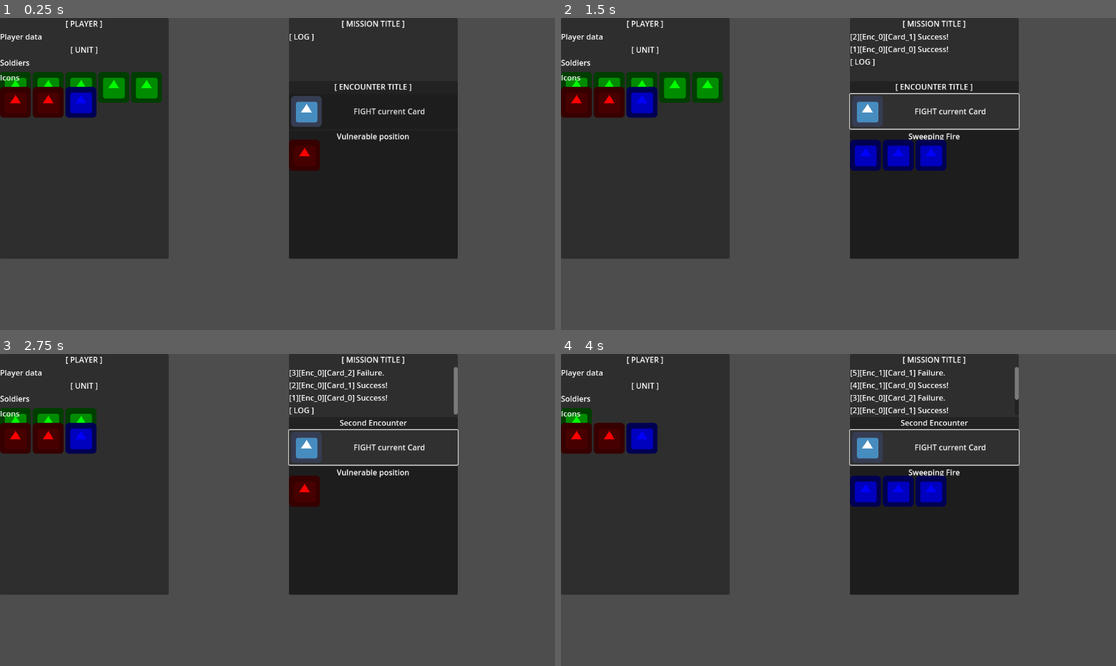
Above: before the commit, frames 1-4 (two rows, left to right).
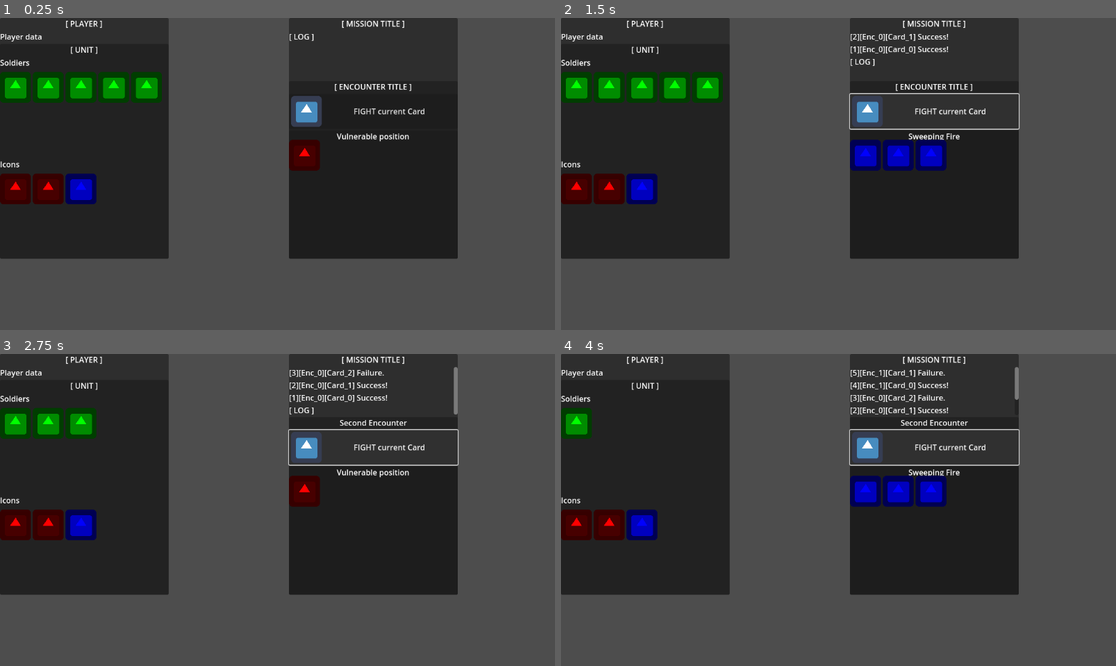
Above: after the commit, the same moments.

Repository: Shoes01/crying-suns-like
Game: Godot game, scene res://Main.tscn
Two runs of this game, one before a commit and one after it. Both use one fixed random seed, a clock stepped at 60 frames per second and the inputs below. The engine's default icon, where the game draws it, is replaced by a stand-in: a white triangle on a blue panel in a dark square.
Inputs:
- Up to frame 1 (0.25 s): no input
- Up to frame 2 (1.5 s): click "FIGHT current Card" at 0.5 s; click "FIGHT current Card" at 1.25 s
- Up to frame 3 (2.75 s): click "FIGHT current Card" at 2 s
- Up to frame 4 (4 s): tap Enter at 2.75 s; tap Space at 3.5 s

The runs differ from the first frame. In frame 1, 3.3% of the frame differs, in the area x 0-18%, y 18-60%; in frame 2, 3.3%; in frame 3, 3.3%; in frame 4, 3.3%.

Commit message:
Fixed UI bugs

Diff:
--- a/UI/CardPanel.tscn
+++ b/UI/CardPanel.tscn
@@ -21,7 +21,8 @@
 [node name="Control" type="Control" parent="VBoxContainer"]
 offset_top = 30.0
 offset_right = 350.0
-offset_bottom = 30.0
+offset_bottom = 260.0
+size_flags_vertical = 3
 
 [node name="Row1" type="HBoxContainer" parent="VBoxContainer/Control"]
 offset_top = -8.0
--- a/UI/PlayerPanel.tscn
+++ b/UI/PlayerPanel.tscn
@@ -29,4 +29,5 @@
 
 [node name="UnitPanel" parent="VBoxContainer" instance=ExtResource("1_hokwi")]
 offset_top = 60.0
-offset_bottom = 60.0
+offset_bottom = 500.0
+size_flags_vertical = 3
--- a/UI/UnitPanel.tscn
+++ b/UI/UnitPanel.tscn
@@ -31,7 +31,8 @@
 [node name="SoldierArea" type="Control" parent="VBoxContainer/VBoxContainer"]
 offset_top = 30.0
 offset_right = 350.0
-offset_bottom = 30.0
+offset_bottom = 133.0
+size_flags_vertical = 3
 
 [node name="SoldierRow1" type="HBoxContainer" parent="VBoxContainer/VBoxContainer/SoldierArea"]
 offset_top = 4.0
@@ -44,15 +45,16 @@
 offset_bottom = 8.0
 
 [node name="IconTitle" type="Label" parent="VBoxContainer/VBoxContainer"]
-offset_top = 34.0
+offset_top = 137.0
 offset_right = 350.0
-offset_bottom = 60.0
+offset_bottom = 163.0
 text = "Icons"
 
 [node name="IconArea" type="Control" parent="VBoxContainer/VBoxContainer"]
-offset_top = 64.0
+offset_top = 167.0
 offset_right = 350.0
-offset_bottom = 64.0
+offset_bottom = 270.0
+size_flags_vertical = 3
 
 [node name="IconRow1" type="HBoxContainer" parent="VBoxContainer/VBoxContainer/IconArea"]
 offset_top = 4.0
